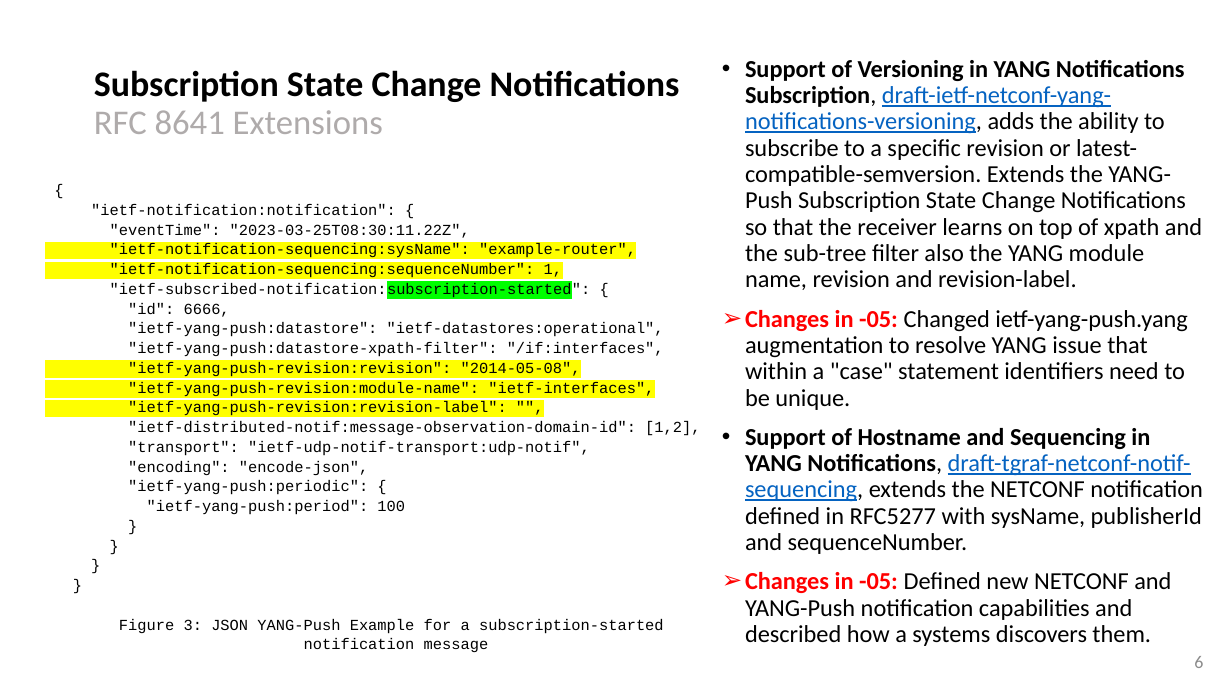
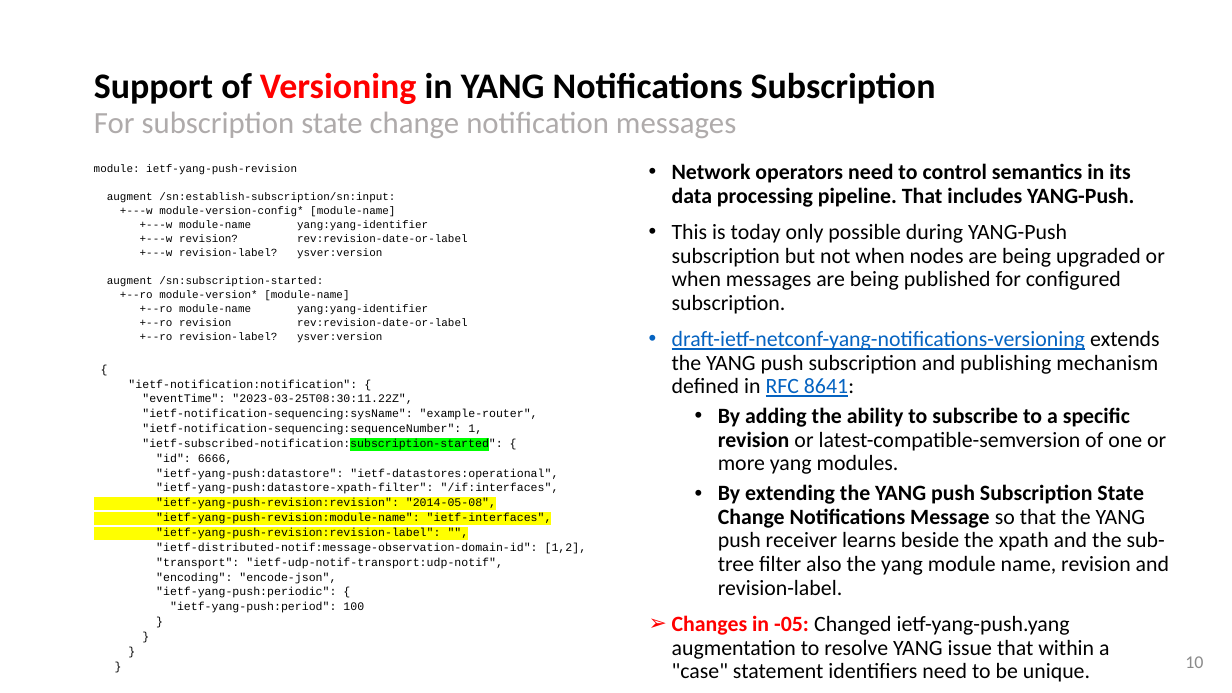
Before and after one commit to network-analytics/ietf-network-analytics-document-status, a slide deck: slide 10 of 120/NMOP/draft-ietf-nmop-yang-message-broker-integration.pptx (slide 6 before the commit). Drawn at 1232x693 pixels with LibreOffice and Linux fonts; fonts in the diff are those of the drawing. Boxes give left, top, right and bottom in pixels: in the first picture for what was removed or moved away, otherwise in the second. Text is boxed around its words. In the diff, an @@ line names an element or a change of style, - is before the commit and + after.

Commit message:
YANG-Push slides for netconf and nmop

```diff
--- a/120/NMOP/draft-ietf-nmop-yang-message-broker-integration.pptx
+++ b/120/NMOP/draft-ietf-nmop-yang-message-broker-integration.pptx
@@ title at box(94, 72, 936, 138): text changed; text colour #000000 to #AFABAB @@
-Subscription State Change Notifications
-RFC 8641 Extensions
+Support of Versioning in YANG Notifications Subscription
+For subscription state change notification messages
@@ text added at box(94, 164, 468, 343), 8.5 pt, text #000000 @@
+module: ietf-yang-push-revision
+augment /sn:establish-subscription/sn:input:
++---w module-version-config* [module-name]
++---w module-name yang:yang-identifier
++---w revision? rev:revision-date-or-label
++---w revision-label? ysver:version
+augment /sn:subscription-started:
++--ro module-version* [module-name]
++--ro module-name yang:yang-identifier
++--ro revision rev:revision-date-or-label
++--ro revision-label? ysver:version
@@ text "Network operators need to control ...": place and size @@
-text "Network operators need to control ..." at box(745, 60, 1203, 616)
+text "Network operators need to control ..." at box(672, 163, 1169, 655)
@@ text at box(672, 163, 1169, 595): text changed; size 19 to 17 pt @@
-• Support of Versioning in YANG Notifications Subscription, draft-ietf-netconf-yang-notifications-versioning, adds the ability to subscribe to a specific revision or latest-compatible-semversion. Extends the YANG-Push Subscription State Change Notifications so that the receiver learns on top of xpath and the sub-tree filter also the YANG module name, revision and revision-label.
+• Network operators need to control semantics in its data processing pipeline. That includes YANG-Push.
+• This is today only possible during YANG-Push subscription but not when nodes are being upgraded or when messages are being published for configured subscription.
+• draft-ietf-netconf-yang-notifications-versioning extends the YANG push subscription and publishing mechanism defined in RFC 8641:
+  • By adding the ability to subscribe to a specific revision or latest-compatible-semversion of one or more yang modules.
+  • By extending the YANG push Subscription State Change Notifications Message so that the YANG push receiver learns beside the xpath and the sub-tree filter also the yang module name, revision and revision-label.
@@ text "{": place and size @@
-text "{" at box(91, 204, 700, 652)
+text "{" at box(128, 379, 587, 613)
@@ text "{" at box(128, 379, 587, 613): size 12 to 9 pt; highlight #FFFF00 to none in ""ietf-notification-sequencing:sysName": "example-router",", ""ietf-notification-sequencing:sequenceNumber": 1," @@
@@ text at box(745, 428, 1203, 616): paragraphs removed @@
-• Support of Hostname and Sequencing in YANG Notifications, draft-tgraf-netconf-notif-sequencing, extends the NETCONF notification defined in RFC5277 with sysName, publisherId and sequenceNumber.
-➢ Changes in -05: Defined new NETCONF and YANG-Push notification capabilities and described how a systems discovers them.
@@ text at box(119, 619, 664, 652): paragraphs removed @@
-Figure 3: JSON YANG-Push Example for a subscription-started
-notification message
@@ text at box(672, 615, 1094, 655): size 19 to 17 pt in "Changes in -05: Changed ietf-yang-push.yang augmentation to ..." @@
@@ page number at box(1185, 656, 1203, 668): text changed @@
-6
+10
```
Also in this commit, not shown: 7 other slides changed, 7 slides added, 3 other files.
